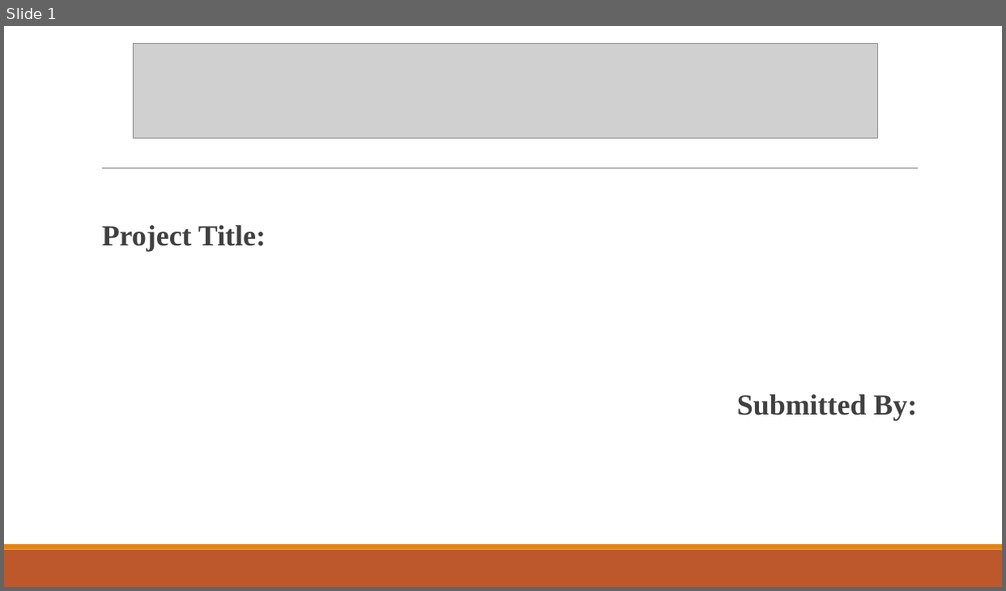
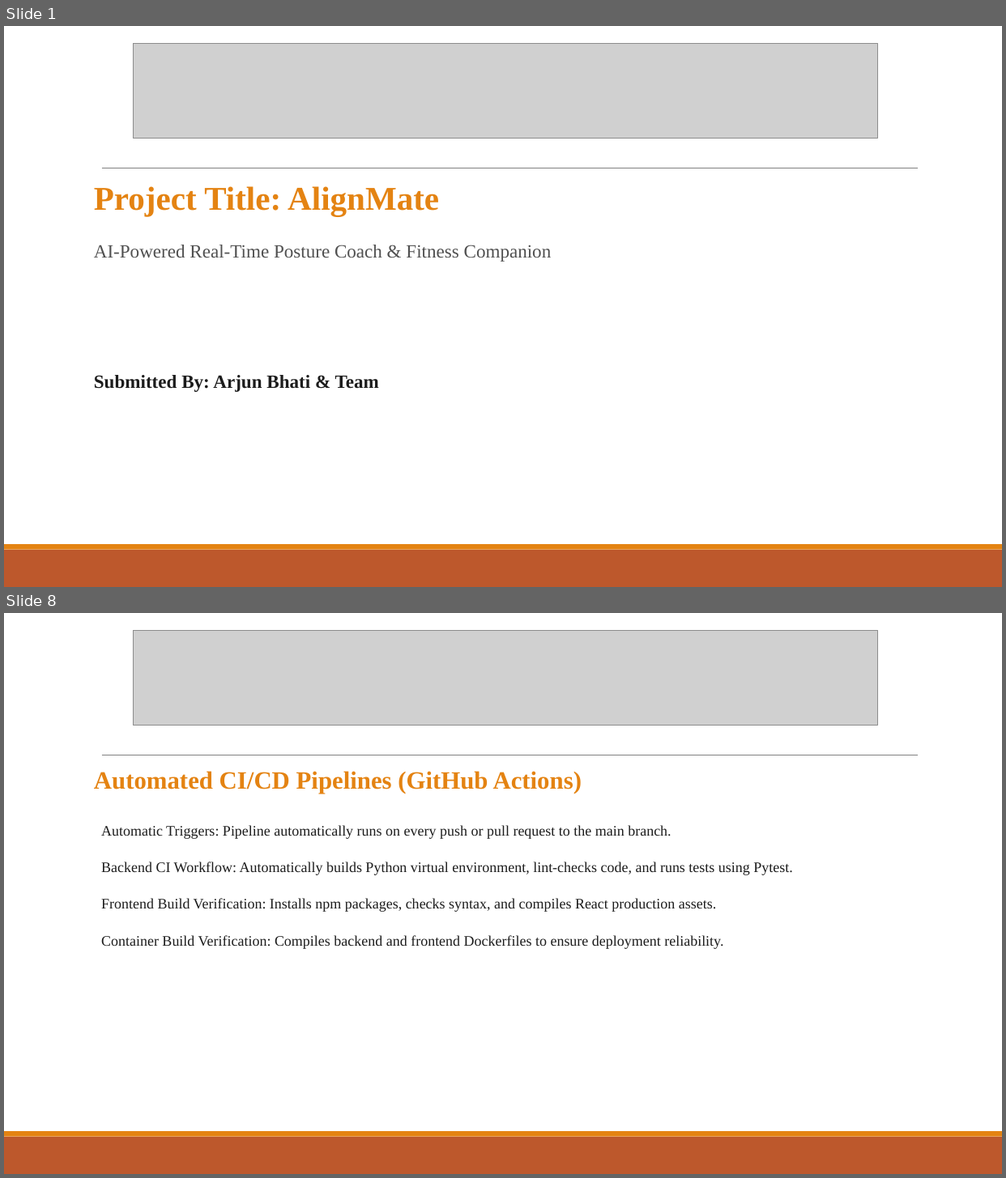
Before and after one commit to cartibhati/AlignMate-Fullstack, a slide deck: Presentation_PPt.pptx. Shown one above the other, each under a label of ours: slide 1 before the commit, slides 1 and 8 after it; the slides between them are not shown. The pictures are 1006x591 and 1006x1178 pixels, drawn with LibreOffice and Linux fonts; fonts in the diff are those of the drawing; grey boxes stand for pictures. Boxes give left, top, right and bottom in pixels: in the first picture for what was removed or moved away, otherwise in the second. Text is boxed around its words. In the diff, an @@ line names an element or a change of style, - is before the commit and + after.

```diff
--- a/Presentation_PPt.pptx
+++ b/Presentation_PPt.pptx
@@ slide 8 added at bbox=[4, 613, 1002, 1174], background #FFFFFF; not listed: 3 template elements that a slide beside it also shows @@
@@ picture added at bbox=[134, 630, 878, 726] @@
@@ text added at bbox=[94, 771, 792, 949], 14 pt, text #1C1C1C @@
+Automated CI/CD Pipelines (GitHub Actions)
+  Automatic Triggers: Pipeline automatically runs on every push or pull request to the main branch.
+  Backend CI Workflow: Automatically builds Python virtual environment, lint-checks code, and runs tests using Pytest.
+  Frontend Build Verification: Installs npm packages, checks syntax, and compiles React production assets.
+  Container Build Verification: Compiles backend and frontend Dockerfiles to ensure deployment reliability.
@@ slide 1 changed as well @@
@@ text at bbox=[94, 186, 552, 392]: text changed; size 28 to 18 pt; text colour #404040 to #505050 @@
-  Project Title:
-  Submitted By:
+Project Title: AlignMate
+AI-Powered Real-Time Posture Coach & Fitness Companion
+Submitted By: Arjun Bhati & Team
```
Also in this commit, not shown: 1 other slide changed, 7 other slides added, 3 slides removed, 1 other file.
